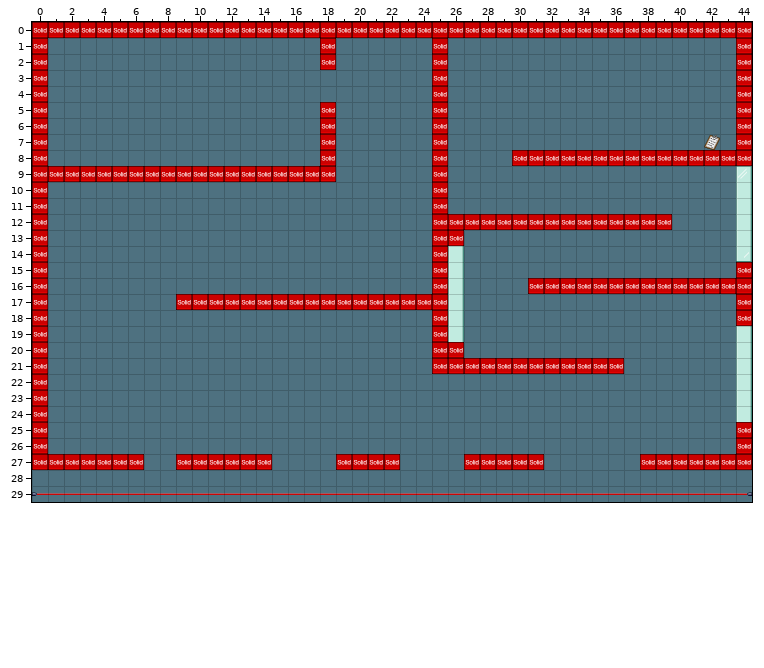
One commit to this Tiled map: GitHub/data/tileset/level2.tmx. The first picture shows the starting point.
Cells are 32x32 px. Shown: x 0..44, y 0..29. Tiles whose own drawing changed are shown in their newer look in all pictures.
New version:
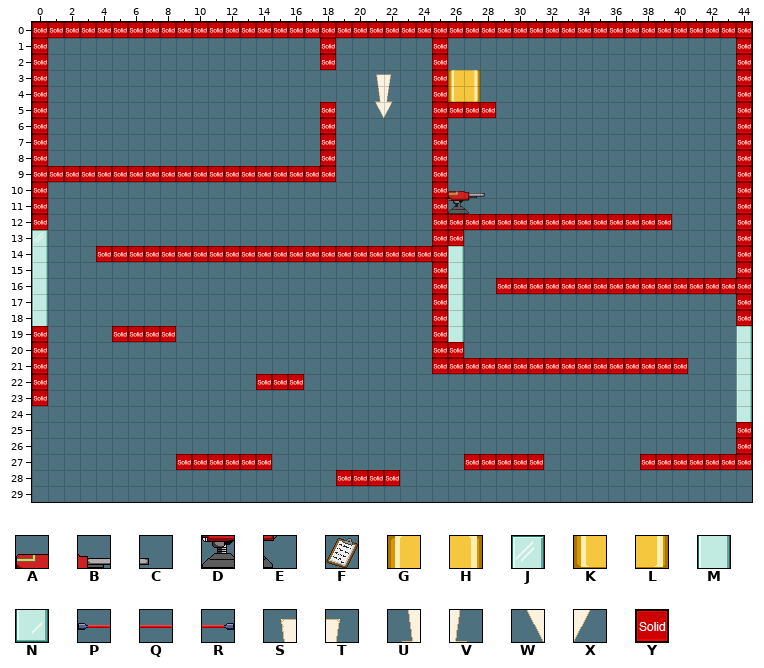
Key: from "gametileset": A 59, B 60, C 61, D 84, E 85, F 126, G 164, H 165, J 178, K 189, L 190, M 203, N 228, P 278, Q 279, R 280, S 357, T 358, U 382, V 383, W 407, X 408; from "metatiles32x32": Y 0 "solid".
_ is an empty cell.
Changes in this commit:
Layer "Background":
Tile J gives way to one hidden under a higher layer in row 9 at x 44.
Tile M gives way to one hidden under a higher layer in rows 10 to 13 at x 44.
Tile N gives way to one hidden under a higher layer in row 14 at x 44.
The author put tile A in row 10 at x 26.
The author put tile B in row 10 at x 27.
The author put tile C in row 10 at x 28.
The author put tile D in row 11 at x 26.
The author put tile E in row 11 at x 27.
The author put tile G in row 3 at x 26.
The author put tile H in row 3 at x 27.
The author put tile J in row 13 at x 0.
The author put tile K in row 4 at x 26.
The author put tile L in row 4 at x 27.
The author put tile M in rows 14 to 18 at x 0.
The author put tile S in row 3 at x 21.
The author put tile T in row 3 at x 22.
The author put tile U in row 4 at x 21.
The author put tile V in row 4 at x 22.
The author put tile W in row 5 at x 21.
The author put tile X in row 5 at x 22.
The edit erases the tile that lay hidden in row 8 at x 30 to 43; in row 17 at x 9 to 24; in rows 24 to 26 at x 0; in row 27 at x 0 to 6 and 19 to 22.
The edit erases tile F in row 7 at x 42.
The edit erases tile P in row 29 at x 0.
The edit erases tile Q in row 29 at x 1 to 43.
The edit erases tile R in row 29 at x 44.
Layer "collision":
The author put tile Y in row 5 at x 26 to 28; in rows 9 to 13 at x 44; in row 14 at x 4 to 24 and 44; in row 16 at x 29 to 30; in row 19 at x 5 to 8; in row 21 at x 37 to 40.
The author put tile Y in row 22 at x 14 to 16; in row 28 at x 19 to 22.
The edit erases tile Y in row 8 at x 30 to 43; in rows 13 to 16 at x 0; in row 17 at x 0 and 9 to 24; in row 18 at x 0; in rows 24 to 26 at x 0; in row 27 at x 0 to 6 and 19 to 22.
